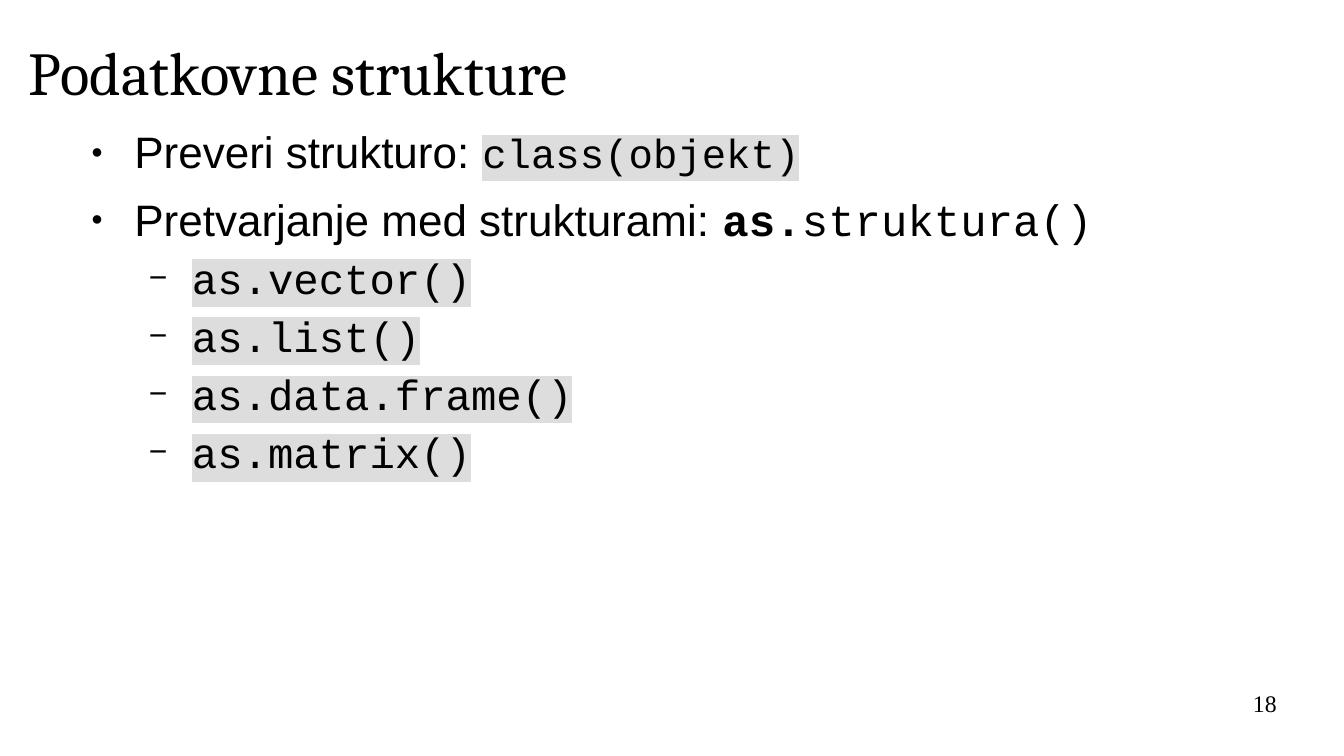
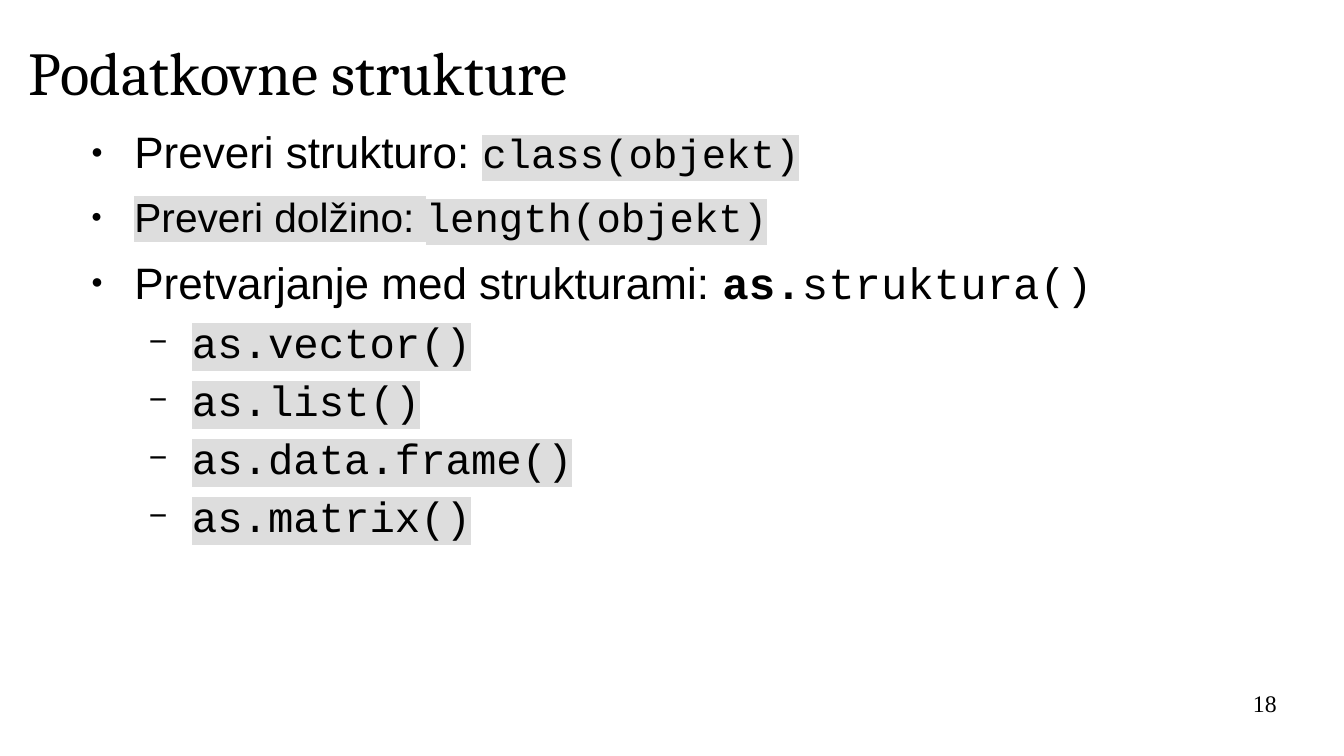
Before and after one commit to janaobsteter/R_tecaj, a slide deck: slide 18 of IT_Rtecaj.odp. Drawn at 1344x756 pixels with LibreOffice and Linux fonts; fonts in the diff are those of the drawing; background and template pictures are left out. Boxes give left, top, right and bottom in pixels: in the first picture for what was removed or moved away, otherwise in the second. Text is boxed around its words. In the diff, an @@ line names an element or a change of style, - is before the commit and + after.

```diff
--- a/IT_Rtecaj.odp
+++ b/IT_Rtecaj.odp
@@ text at (134, 202, 767, 241): paragraph added @@
+● Preveri dolžino: length(objekt)
```
Also in this commit, not shown: 14 other slides changed, 1 slide added, 5 other files.
